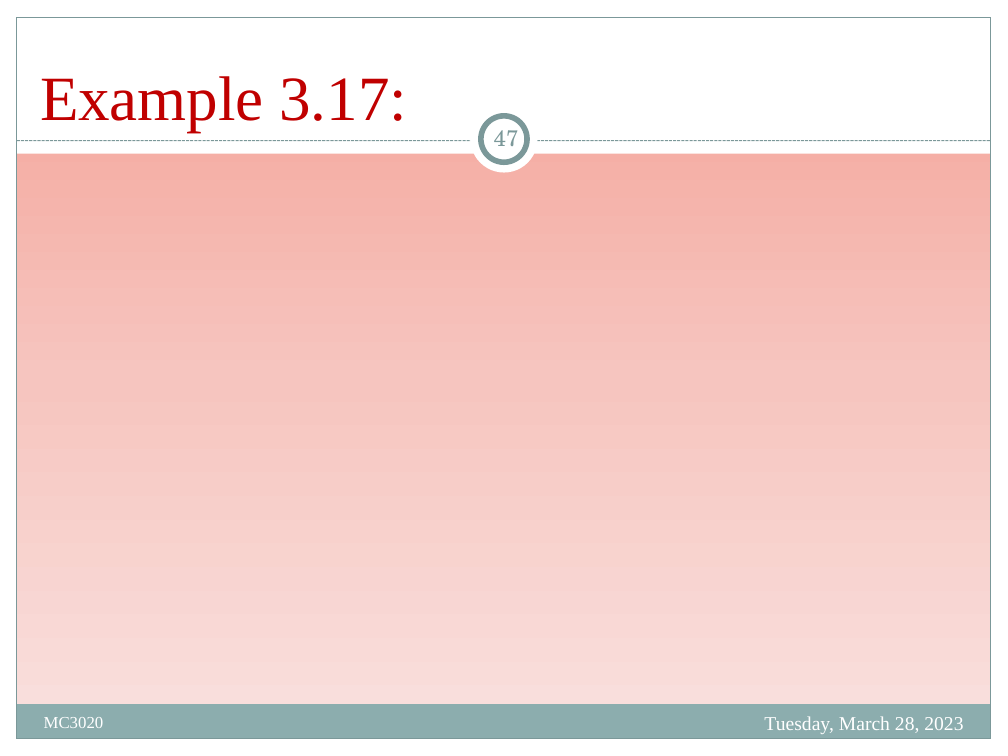
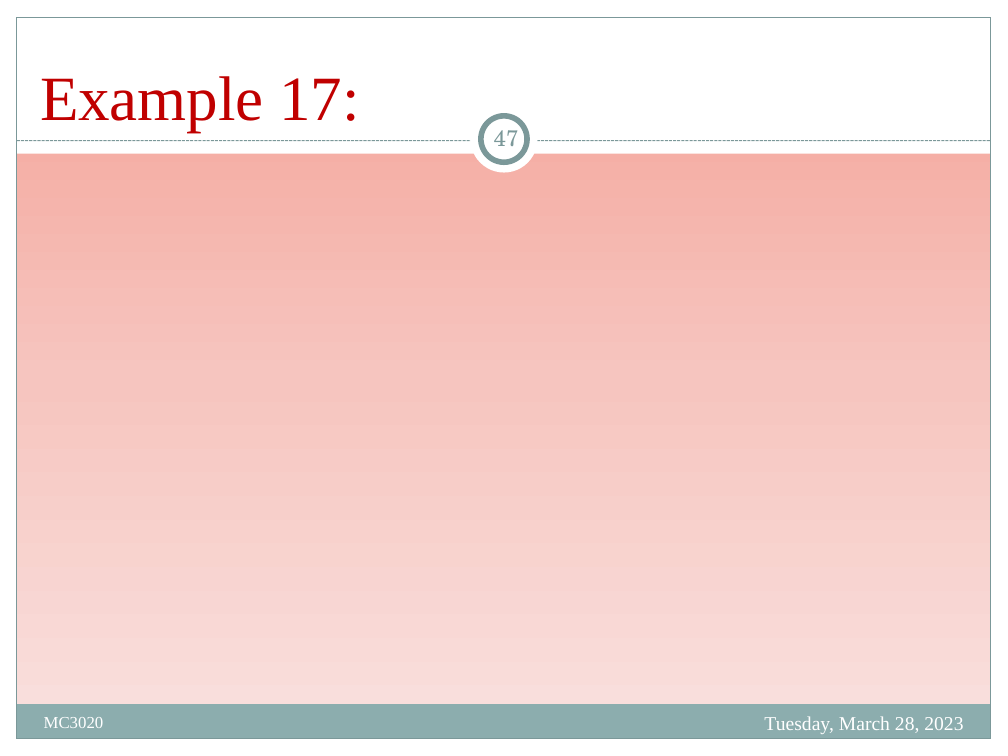
Before and after one commit to Mayooran1987/MC3020, a slide deck: slide 47 of Lect_1.pptx. Drawn at 1008x756 pixels with LibreOffice and Linux fonts; fonts in the diff are those of the drawing; grey boxes stand for pictures. Boxes give left, top, right and bottom in pixels: in the first picture for what was removed or moved away, otherwise in the second. Text is boxed around its words. In the diff, an @@ line names an element or a change of style, - is before the commit and + after.

```diff
--- a/Lect_1.pptx
+++ b/Lect_1.pptx
@@ title at box(40, 76, 359, 132): text changed @@
-Example 3.17:
+Example 17:
```
Also in this commit, not shown: 4 other slides changed.
